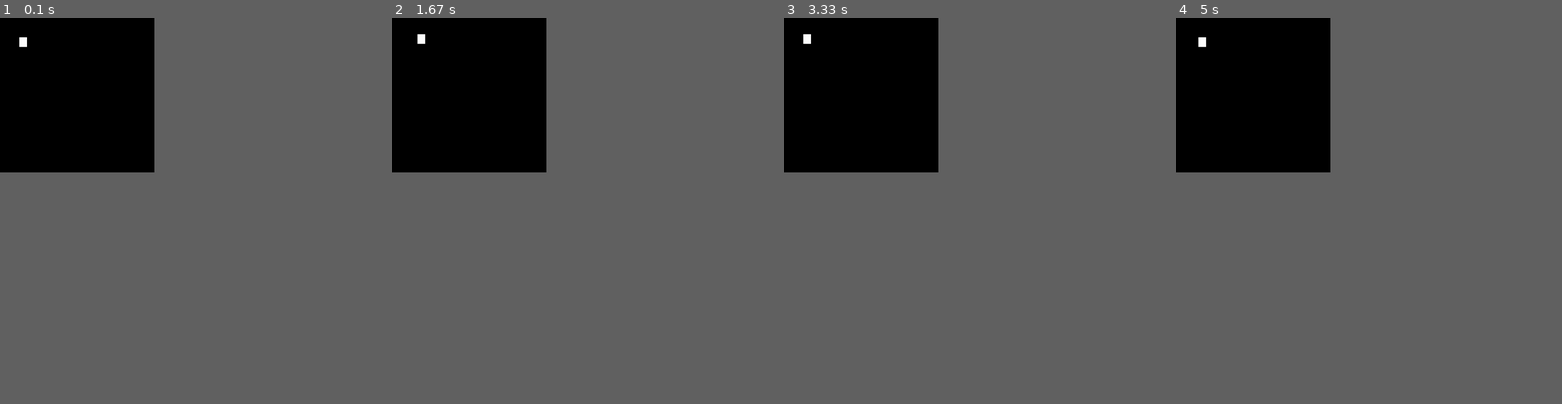
Above: before the commit, frames 1-4 (left to right).
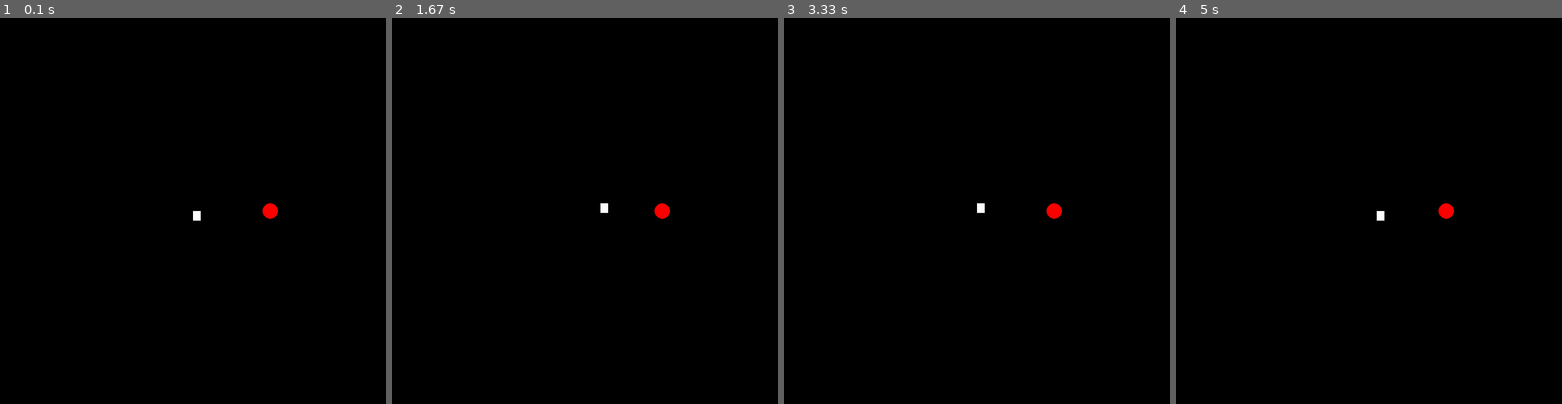
Above: after the commit, the same moments.

Repository: adw9/PyGame-Test
Game: pygame game, started from PythonApplication1/PythonApplication1.py
The game is run twice, just before and just after one commit, with the same random seed, the same clock (stepped at 60 frames per second) and the same inputs.
Inputs:
- Up to frame 1 (0.1 s): no input
- Up to frame 2 (1.67 s): hold Right 0.33-0.8 s; hold Up 0.83-1.13 s; hold Right 1.17-1.63 s
- Up to frame 3 (3.33 s): hold Left 1.67-2.2 s; hold Down 2.23-2.53 s; hold Left 2.57-2.97 s; hold Up from 3 s (still down)
- Up to frame 4 (5 s): release Up at 3.37 s; hold Right 3.4-4.03 s; hold Down 4.07-4.43 s; hold Left 4.47-4.93 s; hold Right from 4.97 s (still down)
In our replay, the window is 360x360 before the commit and 900x900 after it. These sizes can differ from the game's own. Grey fills any space a smaller window leaves; there, only what the larger window draws over its background counts as a difference.

The runs differ from the first frame. In frame 1, 0.2% of the frame differs, in the area x 5-72%, y 5-53%; in frame 2, 0.2%, in the area x 6-72%, y 4-52%; in frame 3, 0.2%; in frame 4, 0.2%.

Commit message:
Add Red Circle enemy

Diff:
--- a/PythonApplication1/PythonApplication1.py
+++ b/PythonApplication1/PythonApplication1.py
@@ -5,11 +5,11 @@
 WHITE = ( 255, 255, 255)
 GREEN = ( 0, 255, 0)
 RED = ( 255, 0, 0)
-size = (400, 400)
+size = (1000, 1000)
 screen = pygame.display.set_mode(size)
 pygame.display.set_caption("My First PyGame!")
-x = 50
-y = 50
+x = 500
+y = 500
 # The loop will carry on until the user exits the game (e.g. clicks the close button).
 carryOn = True
 
@@ -29,14 +29,18 @@
                 carryOn = False
                 break
             elif event.key == pygame.K_RIGHT:
-                x += 8
+                x += 20
             elif event.key == pygame.K_LEFT:
-                x -= 8
+                x -= 20
             elif event.key == pygame.K_DOWN:
-                y += 8
+                y += 20
             elif event.key == pygame.K_UP:
-                y -= 8
+                y -= 20
+
+    # Resets screen to black
     pygame.draw.rect(screen,(0,0,0),(0,0,1000,1000))
+    pygame.draw.circle(screen,(255,0,0),(700,500),20,0)
+    # Draw user square
     pygame.draw.rect(screen,(255,255,255),(x,y,20,25))
     pygame.display.flip()
 
